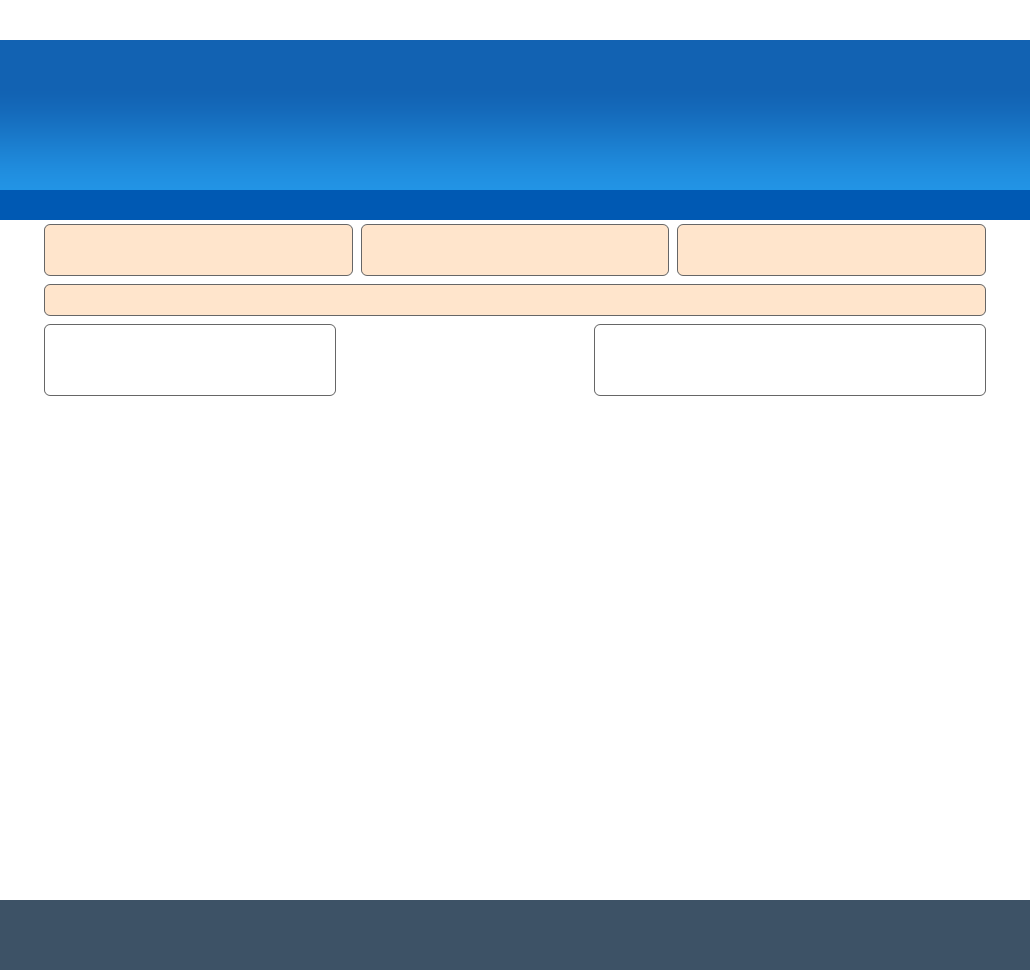
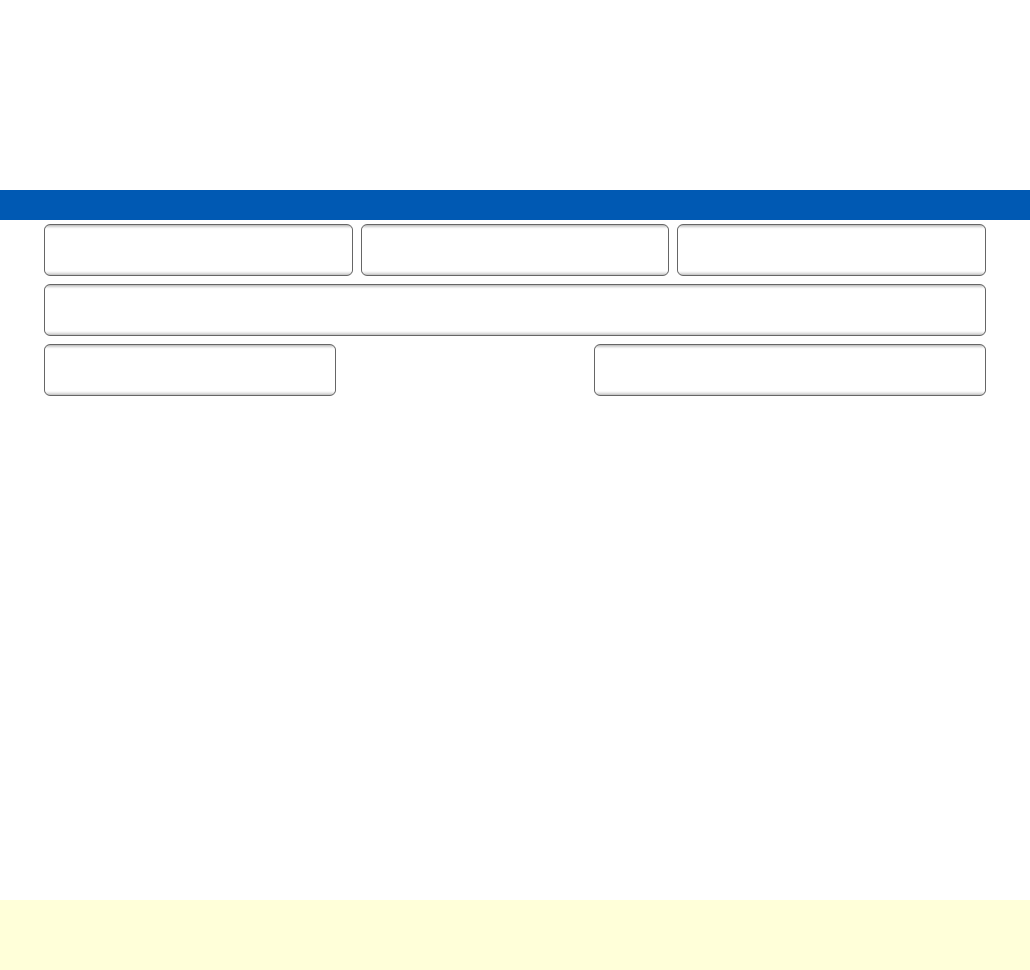
Revision of a layered 1030 x 970 image; what changed, layer by layer:
removed layer "header" over bbox(0, 40, 1030, 190)
removed layer "header / footer widgets" over bbox(45, 225, 985, 315)
painted on "sidebars" over bbox(45, 325, 985, 395)
added layer "header widgets" above "header boxes" over bbox(45, 285, 985, 335)
added layer "header boxes" above "Background" over bbox(45, 225, 985, 275)
